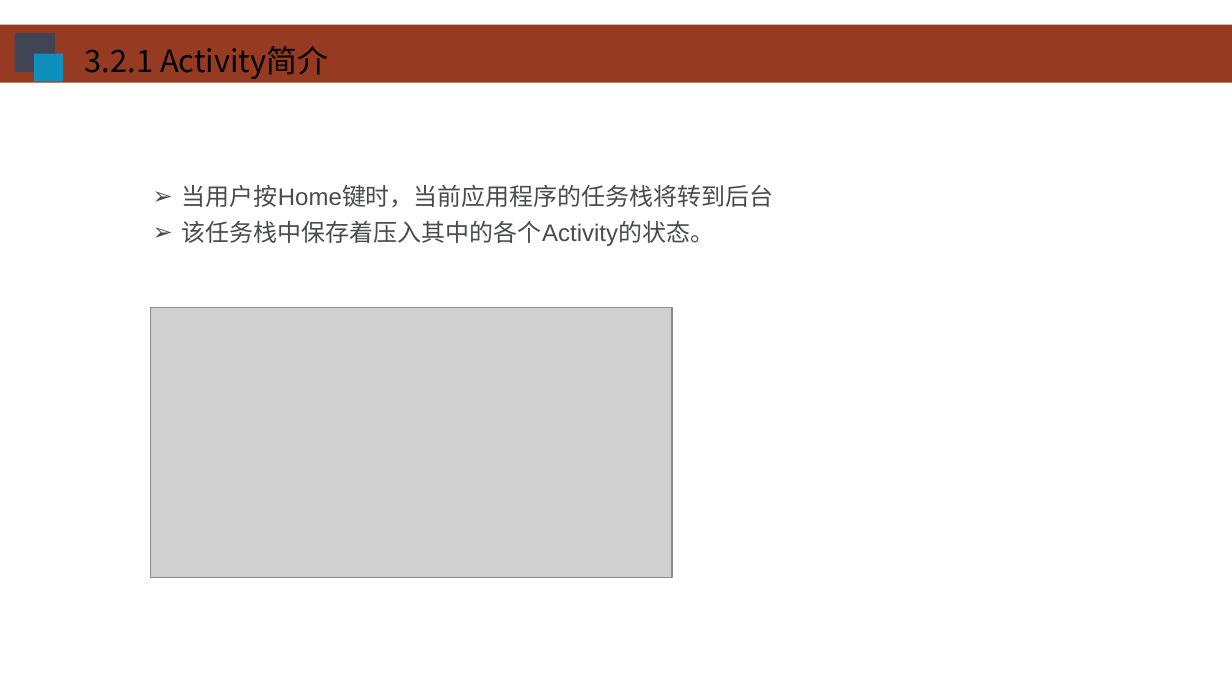
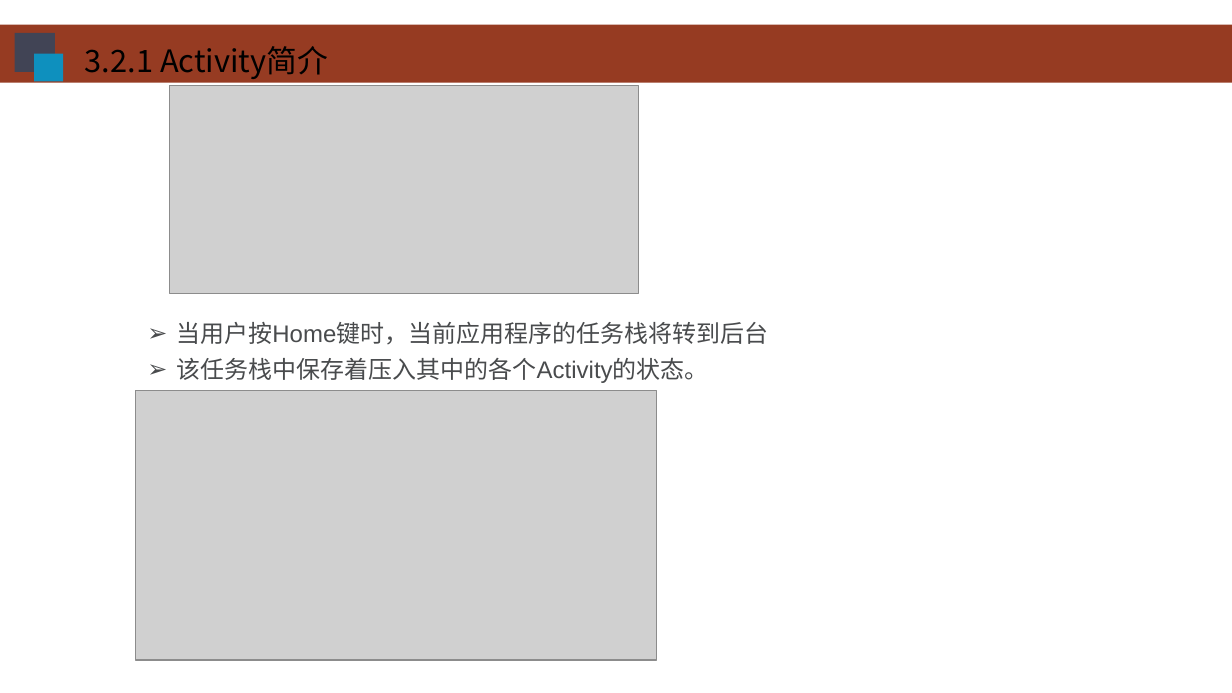
Before and after one commit to HBU/Android-PPT, a slide deck: slide 22 of 03.0 -- 整体架构 -- 第03章.pptx (slide 20 before the commit). Drawn at 1232x693 pixels with LibreOffice and Linux fonts; fonts in the diff are those of the drawing; grey boxes stand for pictures; background and template pictures are left out. Boxes give left, top, right and bottom in pixels: in the first picture for what was removed or moved away, otherwise in the second. Text is boxed around its words. In the diff, an @@ line names an element or a change of style, - is before the commit and + after.

```diff
--- a/03.0 -- 整体架构 -- 第03章.pptx
+++ b/03.0 -- 整体架构 -- 第03章.pptx
@@ picture added at (170,86,638,294) @@
@@ text "当用户按Home键时，当前应用程序的任务栈将转到后台": place and size @@
-text "当用户按Home键时，当前应用程序的任务栈将转到后台" at (182,185,774,246)
+text "当用户按Home键时，当前应用程序的任务栈将转到后台" at (176,322,768,383)
@@ picture: place and size @@
-picture at (150,308,671,578)
+picture at (136,391,657,660)
```
Also in this commit, not shown: 1 other slide changed, 1 slide added, 1 slide removed.
